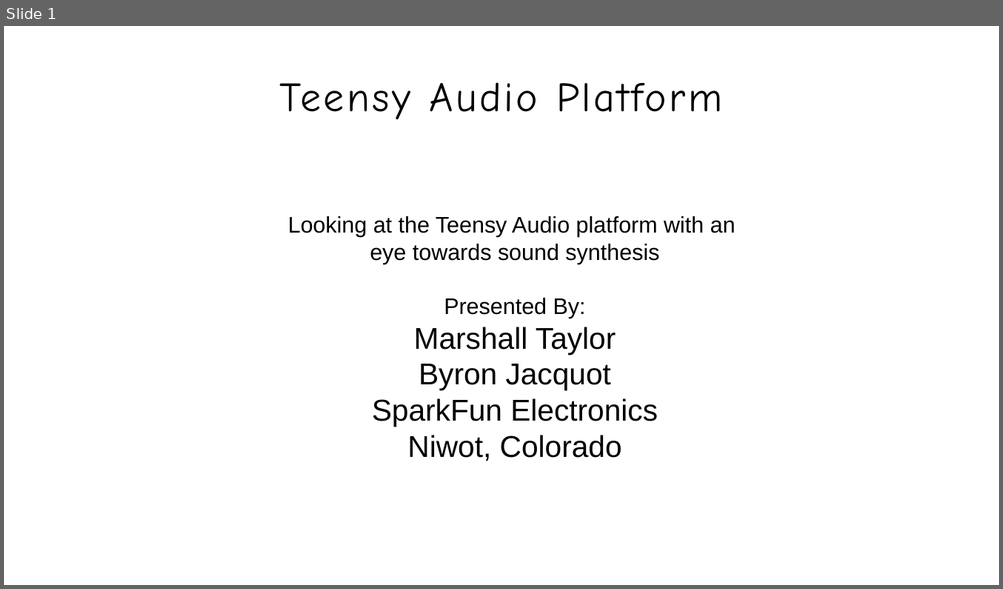
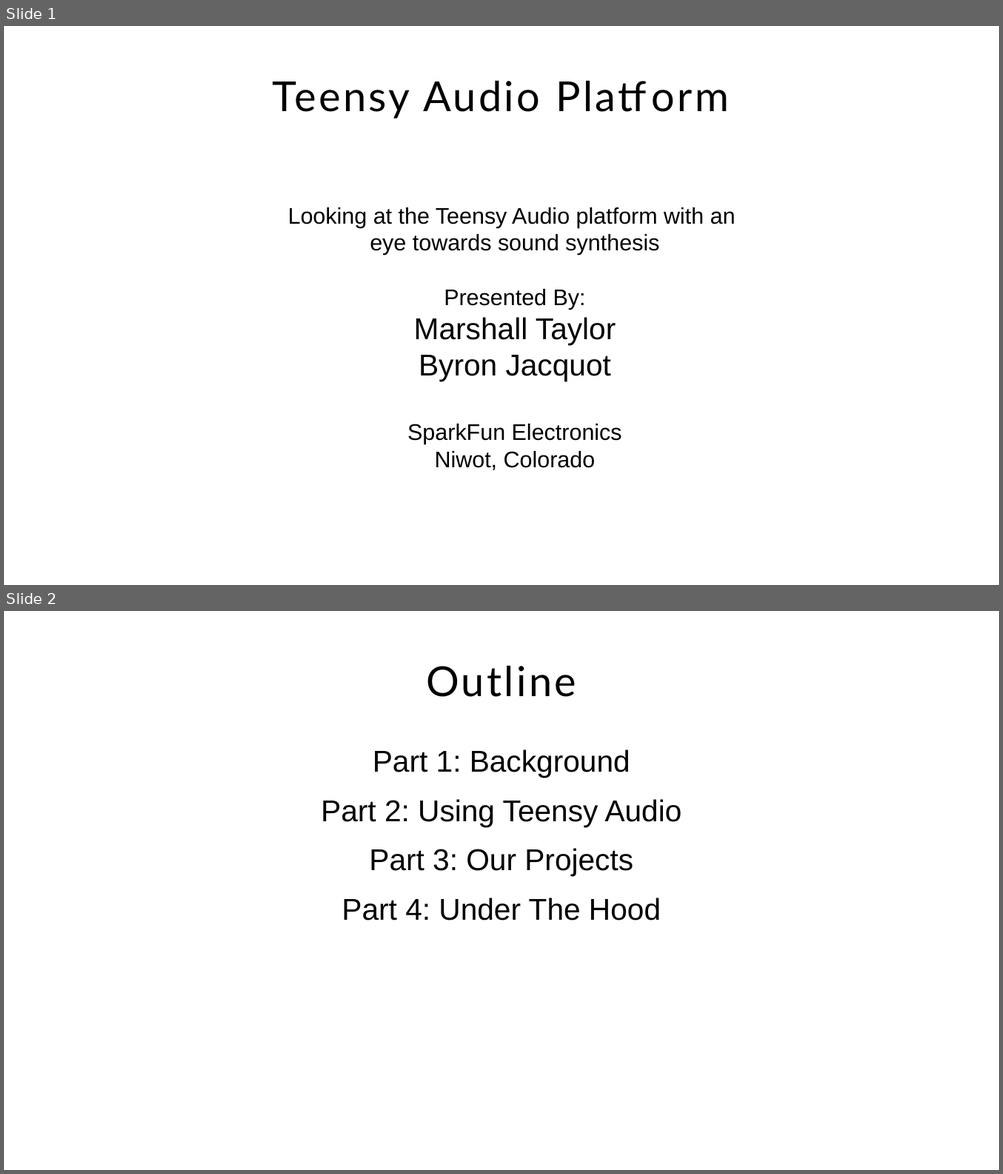
Before and after one commit to Jacquot-SFE/Teensy-synth-platform, a slide deck: presentation/slides/teensy-synthesis.odp. Shown one above the other, each under a label of ours: slide 1 before the commit, slides 1 and 2 after it. The pictures are 1003x589 and 1003x1174 pixels, drawn with LibreOffice and Linux fonts; fonts in the diff are those of the drawing; background and template pictures are left out. Boxes give left, top, right and bottom in pixels: in the first picture for what was removed or moved away, otherwise in the second. Text is boxed around its words. In the diff, an @@ line names an element or a change of style, - is before the commit and + after.

```diff
--- a/presentation/slides/teensy-synthesis.odp
+++ b/presentation/slides/teensy-synthesis.odp
@@ slide 2 added at <box>4,611,999,1170</box>, background picture (left out) @@
@@ title added at <box>426,665,576,697</box>, 33 pt, text #000000 @@
+Outline
@@ text added at <box>321,749,682,920</box>, 24 pt, text #000000 @@
+Part 1: Background
+Part 2: Using Teensy Audio
+Part 3: Our Projects
+Part 4: Under The Hood
@@ slide 1 changed as well @@
@@ title "Teensy Audio Platform" at <box>273,80,540,118</box>: font Comic Neue to Lato @@
@@ subtitle at <box>407,423,622,470</box>: size 24 to 18 pt in "SparkFun Electronics", "Niwot, Colorado" @@
```
Also in this commit, not shown: 27 other slides changed, 11 other files.
